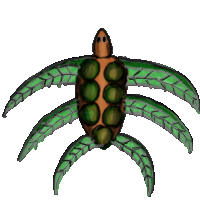
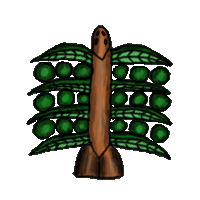
Two versions of the same layered image (200 × 200). Layer-by-layer changes:
added layer "moth" above "moth highlight" over (26, 25, 173, 180)
added layer "moth highlight" (soft light) above "moth color" over (40, 33, 166, 175)
added layer "moth color" above "moth background" over (27, 26, 172, 179)
added layer "moth background" above "maple" over (26, 25, 173, 180)
hid "maple" over (2, 28, 200, 197)
hid "maple highlight" over (10, 38, 194, 185)
hid "maple color" over (2, 29, 200, 197)
hid "maple background" over (2, 28, 200, 197)
